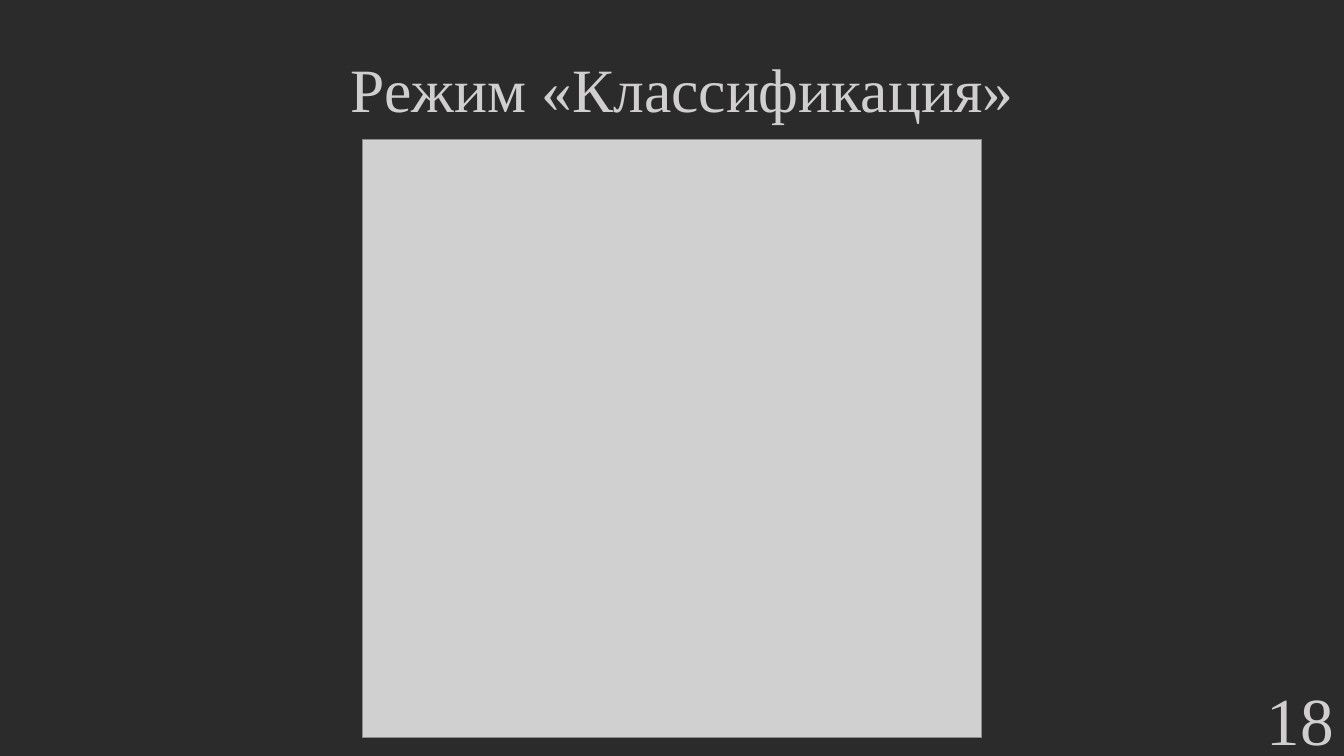
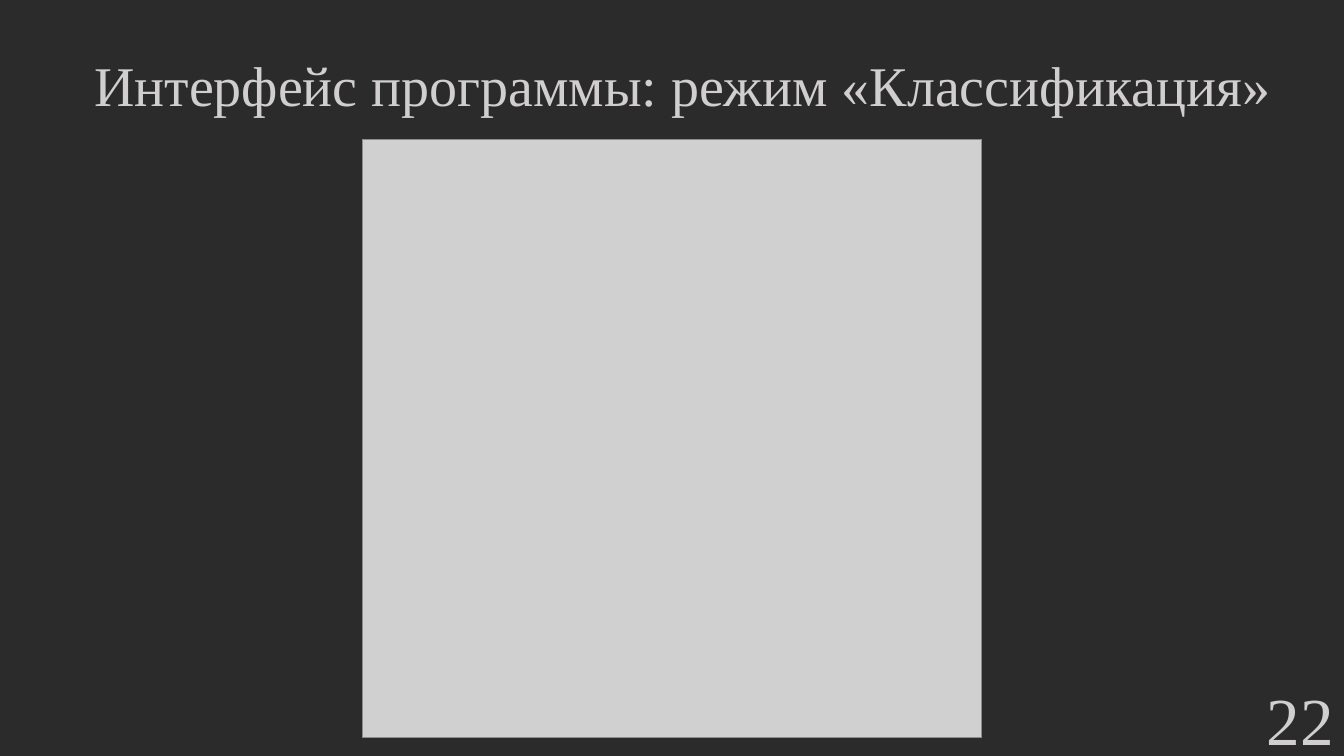
Before and after one commit to hetikk/diplom, a slide deck: slide 22 of docs/Презентация.pptx (slide 18 before the commit). Drawn at 1344x756 pixels with LibreOffice and Linux fonts; fonts in the diff are those of the drawing; grey boxes stand for pictures; background and template pictures are left out; a plain dark background stands for a picture behind light text. Boxes give left, top, right and bottom in pixels: in the first picture for what was removed or moved away, otherwise in the second. Text is boxed around its words. In the diff, an @@ line names an element or a change of style, - is before the commit and + after.

```diff
--- a/docs/Презентация.pptx
+++ b/docs/Презентация.pptx
@@ text at [94,67,1270,117]: text changed; size 44 to 40 pt @@
-Режим «Классификация»
+Интерфейс программы: режим «Классификация»
@@ page number at [1267,700,1334,745]: text changed @@
-18
+22
```
Also in this commit, not shown: 14 other slides changed, 5 slides added, 11 other files.
